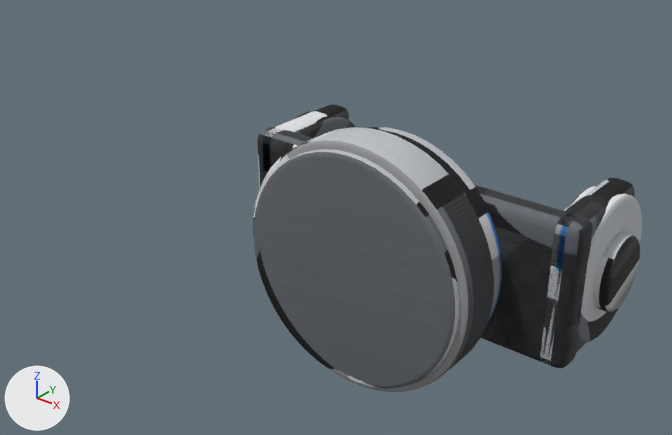
Renders of the OBJ model src/my_robot_description/meshes/legs/right_hip_yaw.obj from each side of a commit.
Rendered twice from a 50 mm lens placed at (0.172, -0.22, 0.157), pointed at (-0.035, 0.039, -0.003). Lighting does not change. The marker at lower left points along +X, +Y and +Z. The first picture is the older version. Where no turn or scale is listed for an object, it has been applied to the vertices.

In view in the first picture: 'right_hip_yaw'.
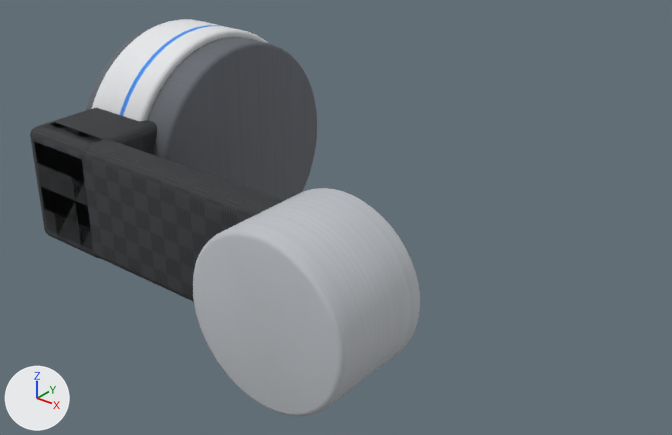
Changed parts and their boxes (x1, y1, x2, y2) in the pictures (672 x 435 px; the box of a moved part takes in the faces that stretch with it):
'right_hip_yaw', reshaped (38% taller): before (253, 104, 642, 392); after (30, 19, 420, 416)
part 1 of me_right_hip_yaw, moved or reshaped: before (254, 127, 502, 388); after (193, 188, 420, 416)
part 2 of me_right_hip_yaw, moved or reshaped: before (257, 127, 593, 368); after (34, 123, 284, 302)
part 3 of me_right_hip_yaw, added: after (86, 28, 317, 201)
part 4 of me_right_hip_yaw, moved or reshaped: before (253, 127, 494, 392); after (92, 19, 268, 121)
part 5 of me_right_hip_yaw, added: after (30, 108, 157, 259)
part 6 of me_right_hip_yaw, deleted: before (262, 104, 642, 363)

What changed in the scene script:
```text
Change me_right_hip_yaw:
    used by ob_right_hip_yaw; location = (0.0, 0.0, 0.0)
    remove me_right_hip_yaw.from_pydata(...)  # 2760 vertices, 5484 faces; spans x -0.075..0.075, y 0.0..0.087, z -0.047..0.047
    add me_right_hip_yaw.from_pydata(...)  # 1456 vertices, 2892 faces; spans x -0.157..0.032, y -0.042..0.113, z -0.053..0.053
    me_right_hip_yaw part 1: the loose piece of 384 vertices spanning x -0.044..0.044, y 0.0..0.032, z -0.044..0.044 is scaled about its middle by (0.722, 1.33, 0.722), then moved by (0.0, -0.037, 0.0)
    me_right_hip_yaw part 2: the loose piece of 152 vertices spanning x -0.07..0.07, y 0.03..0.042, z -0.028..0.027 is scaled about its middle by (1.07, 1.37, 0.882), then moved by (-0.075, -0.048, 0.0)
    me_right_hip_yaw part 3: the loose piece of 384 vertices spanning x -0.044..0.044, y 0.0..0.032, z -0.044..0.044 is copied, and the copy is multiplied about its middle by the matrix ((0.0, -1.755, 0.0), (1.139, 0.0, 0.0), (0.0, 0.0, 1.139)), then moved by (-0.13, 0.044, 0.0); it spans x -0.157..-0.102, y 0.01..0.11, z -0.05..0.05
    me_right_hip_yaw part 4: the loose piece of 384 vertices spanning x -0.047..0.047, y 0.003..0.021, z -0.047..0.047 is multiplied about its middle by the matrix ((0.0, -1.908, 0.0), (1.13, 0.0, 0.0), (0.0, 0.0, 1.13)), then moved by (-0.134, 0.048, 0.0)
    me_right_hip_yaw part 5: a new loose piece of 152 vertices spanning x -0.15..-0.11, y -0.02..0.02, z -0.025..0.025, in mat_hip_yaw_mat
    me_right_hip_yaw part 6: 6 loose pieces with 1840 vertices, spanning x -0.075..0.075, y 0.03..0.087, z -0.028..0.027, are deleted
```
